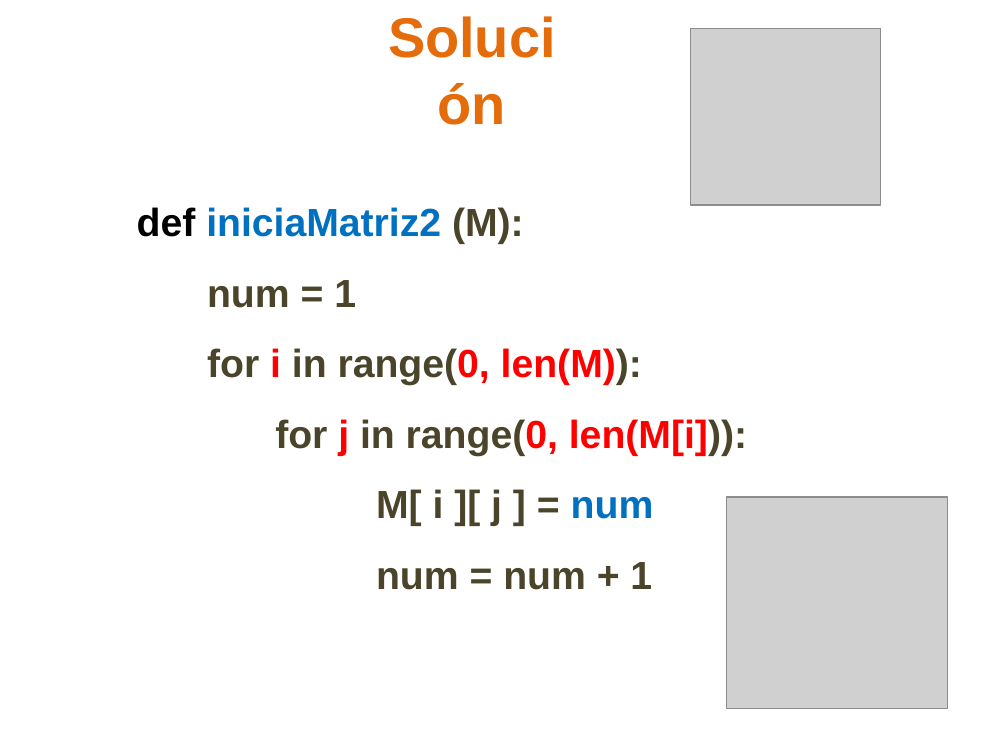
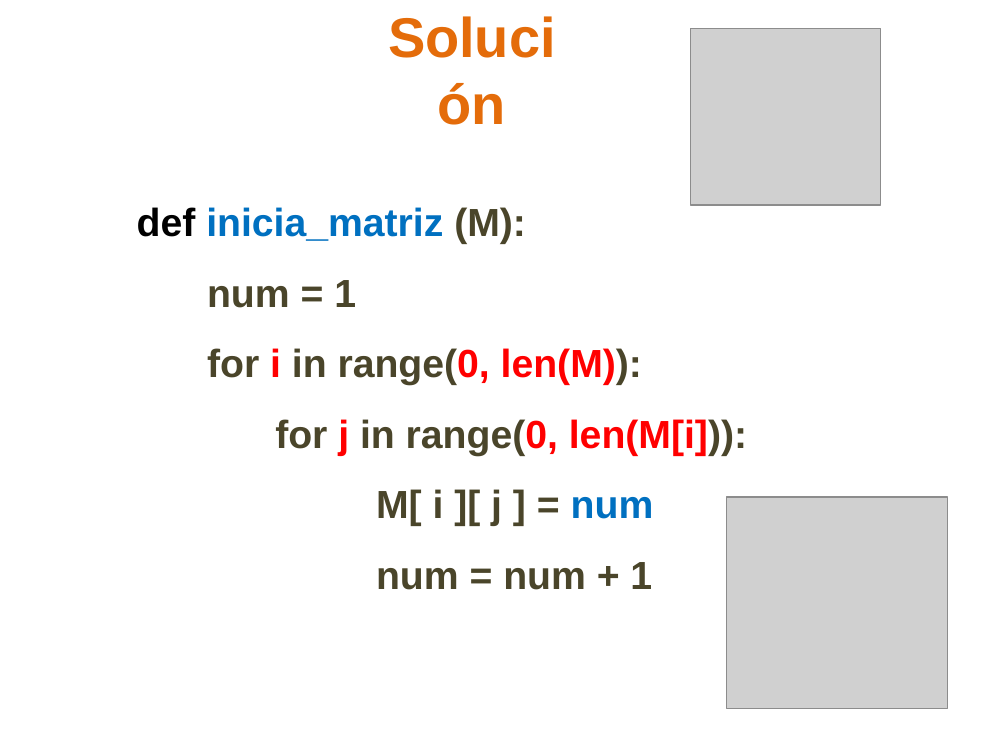
Before and after one commit to lizetheP/PensamientoC, a slide deck: slide 23 of CalendarioAgo20L/presentaciones/10_Matrices.pptx (slide 22 before the commit). Drawn at 1008x756 pixels with LibreOffice and Linux fonts; fonts in the diff are those of the drawing; grey boxes stand for pictures. Boxes give left, top, right and bottom in pixels: in the first picture for what was removed or moved away, otherwise in the second. Text is boxed around its words. In the diff, an @@ line names an element or a change of style, - is before the commit and + after.

```diff
--- a/CalendarioAgo20L/presentaciones/10_Matrices.pptx
+++ b/CalendarioAgo20L/presentaciones/10_Matrices.pptx
@@ text at (137,207,526,244): text changed @@
-def iniciaMatriz2 (M):
+def inicia_matriz (M):
```
Also in this commit, not shown: 5 other slides changed, 2 slides added, 2 slides removed, 7 other files.
